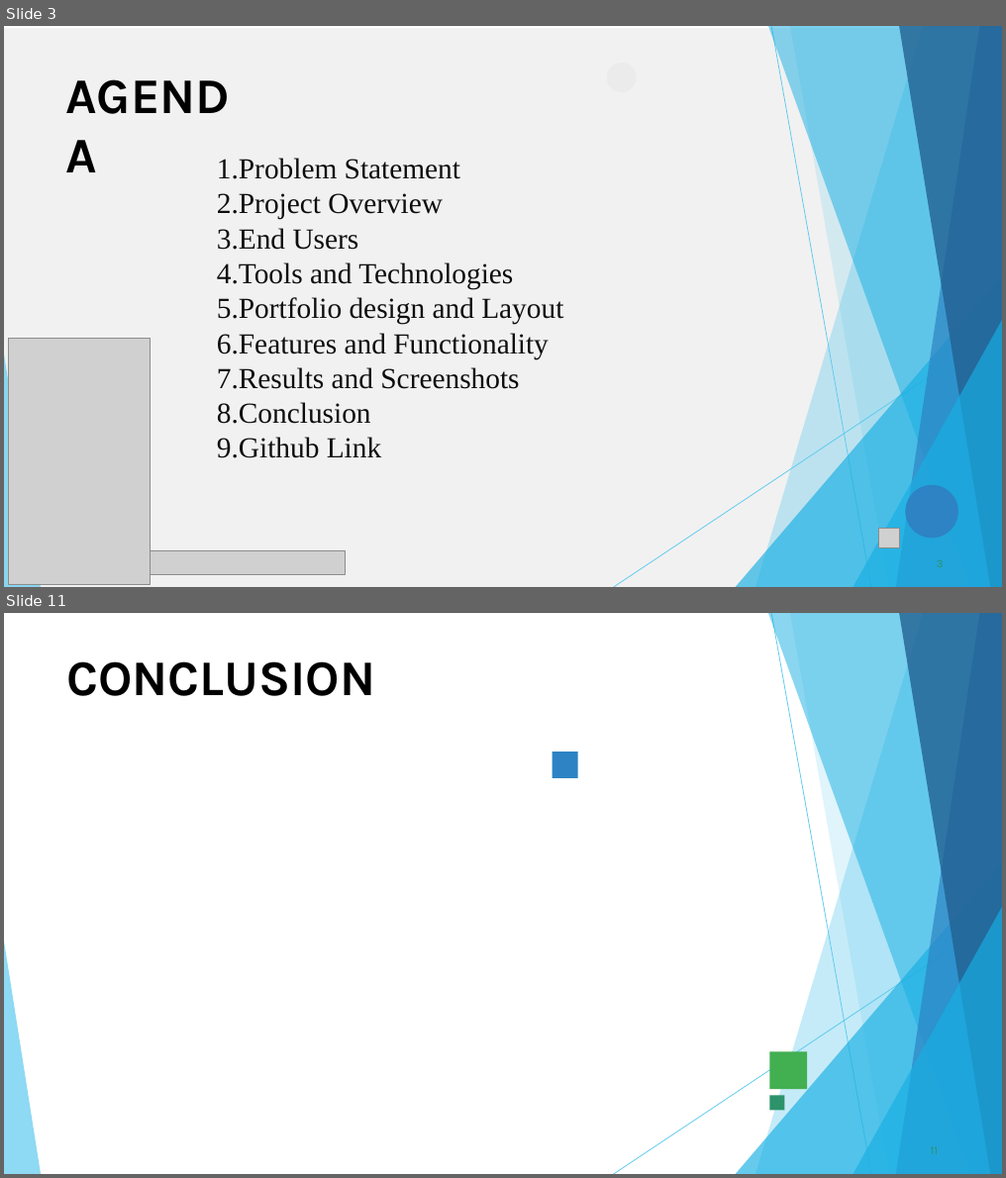
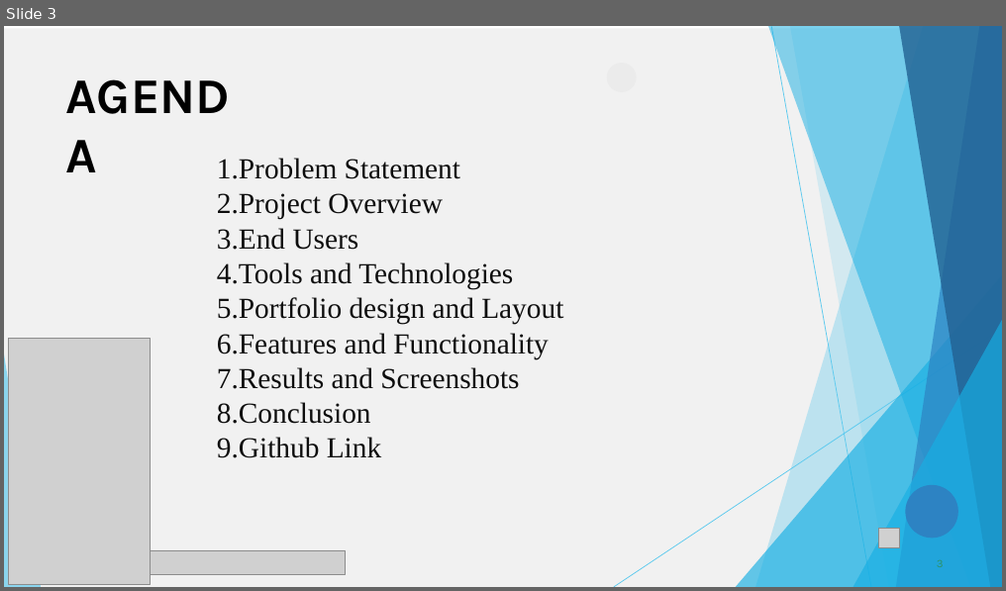
Before and after one commit to reshma225217/TNSDC-FWD-DigitalPortfoli, a slide deck: PPT FWD TNSDC 2025.pptx. Shown one above the other, each under a label of ours: slides 3 and 11 before the commit, slide 3 after it; the slides between them are not shown. The pictures are 1006x1178 and 1006x591 pixels, drawn with LibreOffice and Linux fonts; fonts in the diff are those of the drawing; grey boxes stand for pictures; background and template pictures are left out. Boxes give left, top, right and bottom in pixels: in the first picture for what was removed or moved away, otherwise in the second. Text is boxed around its words. In the diff, an @@ line names an element or a change of style, - is before the commit and + after.

```diff
--- a/PPT FWD TNSDC 2025.pptx
+++ b/PPT FWD TNSDC 2025.pptx
@@ slide 11 removed at bbox=[4, 613, 1002, 1174], background #FFFFFF @@
@@ freeform shape removed at bbox=[755, 613, 1002, 1174] @@
@@ freeform shape removed at bbox=[768, 613, 1002, 1174] @@
@@ freeform shape removed at bbox=[772, 614, 871, 1174] @@
@@ freeform shape removed at bbox=[790, 613, 1002, 1174] @@
@@ freeform shape removed at bbox=[896, 613, 1002, 1174] @@
@@ freeform shape removed at bbox=[899, 613, 1002, 1174] @@
@@ title removed at bbox=[66, 662, 375, 696] @@
-CONCLUSION
@@ freeform shape removed at bbox=[552, 752, 577, 777] @@
@@ freeform shape removed at bbox=[736, 862, 1002, 1174] @@
@@ freeform shape removed at bbox=[853, 907, 1002, 1174] @@
@@ freeform shape removed at bbox=[614, 916, 1002, 1174] @@
@@ freeform shape removed at bbox=[4, 942, 41, 1174] @@
@@ freeform shape removed at bbox=[770, 1052, 807, 1089] @@
@@ freeform shape removed at bbox=[770, 1096, 785, 1111] @@
@@ page number removed at bbox=[931, 1148, 939, 1155] @@
-11
```
Also in this commit, not shown: 9 slides changed, 1 slide added.
